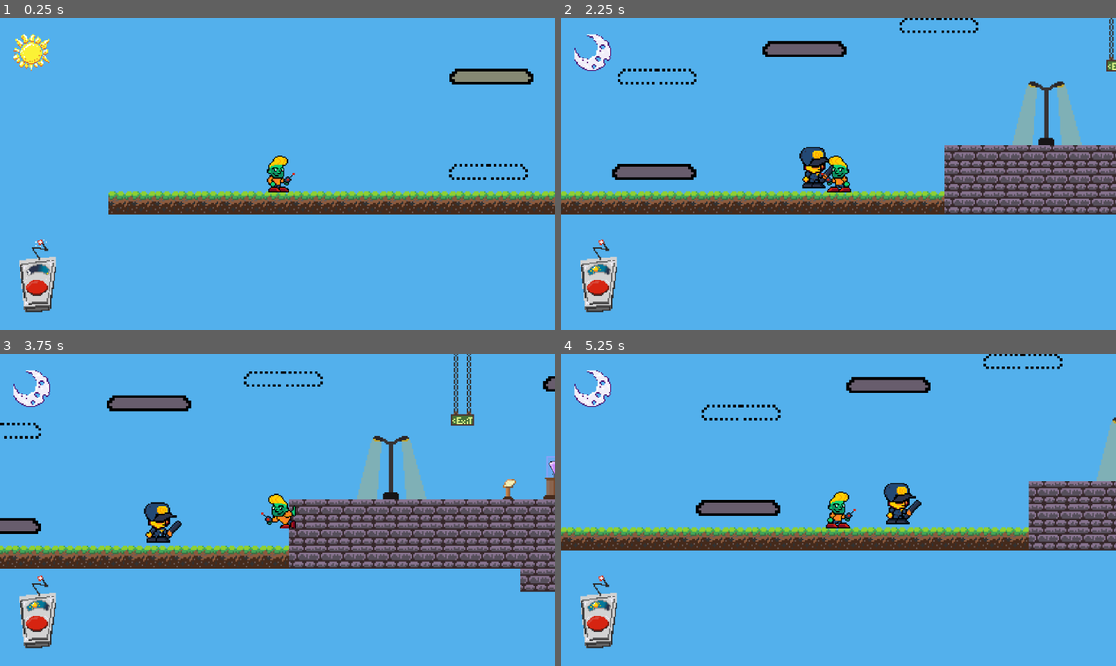
Above: before the commit, frames 1-4 (two rows, left to right).
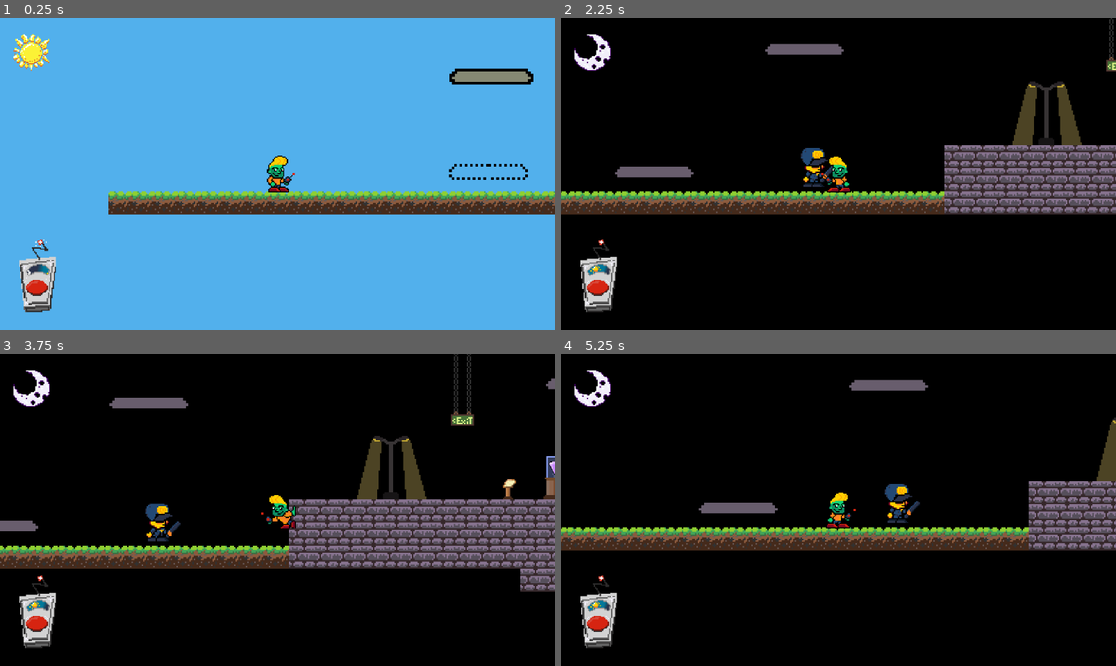
Above: after the commit, the same moments.

Repository: noble-squared/Colorado-Game-Jam
Game: Godot game, scene res://Scenes/game.tscn
Same seed, same stepped clock (60 frames per second), same inputs: the game is played once before the commit and once after it.
Inputs:
- Up to frame 1 (0.25 s): no input
- Up to frame 2 (2.25 s): hold D (Right) 0.53-2.03 s; tap Space (SwapTime) at 0.6, 1.35, 2.1 s; tap W (Jump) at 0.77, 1.52 s; hold A (Left) from 2.03 s (still down)
- Up to frame 3 (3.75 s): release A (Left) at 2.78 s; hold D (Right) from 2.78 s (still down); tap Space (SwapTime) at 2.85, 3.6 s; tap W (Jump) at 3.02 s
- Up to frame 4 (5.25 s): tap W (Jump) at 3.77, 4.52 s; release D (Right) at 4.28 s; hold A (Left) 4.28-5.03 s; tap Space (SwapTime) at 4.35, 5.1 s; hold D (Right) from 5.03 s (still down)

The runs differ from the first frame. In frame 2, 84% of the frame differs, in the area x 0-100%, y 0-100%; in frame 3, 81%; in frame 4, 87%.

Commit message:
added backgrounds and sprites

Diff:
--- a/Scenes/background.gd
+++ b/Scenes/background.gd
@@ -1,20 +1,25 @@
 extends Node2D
 @onready var color_rect: ColorRect = $ColorRect
 @export var type : Globals.States
-var blue = Color(82.928, 120.076, 128.484, 1.0)
+
+var blue = Color(0.322, 0.69, 0.925, 1.0)
 var black = Color(0.0, 0.0, 0.0, 1.0)
 # Called when the node enters the scene tree for the first time.
 func _ready() -> void:
-
-
+	Globals.connect("DaySwapped", _on_day_swapped)
+	Globals.connect("NightSwapped", _on_night_swapped)
+	_on_day_swapped()
 	pass # Replace with function body.
 
 
 # Called every frame. 'delta' is the elapsed time since the previous frame.
 func _process(delta: float) -> void:
 	pass
+
 func _on_day_swapped():
-	if type == Globals.States.DAY:
-		color_rect.set_color(blue)
-	elif type == Globals.States.NIGHT:
-		color_rect.set_color(black)
+	color_rect.set_color(blue)
+
+
+
+func _on_night_swapped():
+	color_rect.set_color(black)
--- a/Scenes/levels/JackM_level_1.tscn
+++ b/Scenes/levels/JackM_level_1.tscn
@@ -1,13 +1,14 @@
-[gd_scene format=4 uid="uid://c8beuyxrrswkn"]
+[gd_scene format=4 uid="uid://dw1cjv1hv4853"]
 
 [ext_resource type="Script" uid="uid://plxnceo48jyh" path="res://Scripts/game.gd" id="1_woo7q"]
 [ext_resource type="Texture2D" uid="uid://b8a8ouyy1tkum" path="res://assets/art/Sprite Sheets/ColoradoGameJamEnvironmentTileSet.png" id="2_adum2"]
+[ext_resource type="PackedScene" uid="uid://devv5sj3bpqso" path="res://Scenes/background.tscn" id="2_ch732"]
 [ext_resource type="PackedScene" uid="uid://dm4ghbmkfq828" path="res://Scenes/player.tscn" id="3_ch732"]
 [ext_resource type="PackedScene" uid="uid://ck765sbran6xt" path="res://Scenes/loot.tscn" id="4_4c1wq"]
 [ext_resource type="PackedScene" uid="uid://dol0a51giqtfq" path="res://Scenes/getaway_truck.tscn" id="5_253b1"]
 [ext_resource type="PackedScene" uid="uid://btbyejebdjwdy" path="res://Scenes/street_light.tscn" id="6_ec1r3"]
 [ext_resource type="PackedScene" uid="uid://x6bo71sn0vlp" path="res://Scenes/platform.tscn" id="7_mvss5"]
-[ext_resource type="PackedScene" uid="uid://djlm2lpjevixc" path="res://Scenes/guard.tscn" id="8_klt6r"]
+[ext_resource type="PackedScene" uid="uid://ddfmdwr4w2hln" path="res://Scenes/guard.tscn" id="8_klt6r"]
 [ext_resource type="PackedScene" uid="uid://5xetlc2tbsu8" path="res://Scenes/spotlight.tscn" id="9_6wku1"]
 
 [sub_resource type="TileSetAtlasSource" id="TileSetAtlasSource_e657c"]
@@ -61,6 +62,8 @@
 
 [node name="Game" type="Node2D" unique_id=333900588]
 script = ExtResource("1_woo7q")
+
+[node name="Background" parent="." unique_id=288593620 instance=ExtResource("2_ch732")]
 
 [node name="TileMapLayer" type="TileMapLayer" parent="." unique_id=297308668]
 tile_map_data = PackedByteArray("AAD8/wEAAAAAAAAAAAD9/wEAAAAAAAAAAAD+/wEAAAAAAAAAAAD//wEAAAAAAAAAAAAAAAEAAAAAAAAAAAABAA …(2304 unchanged characters)…
--- a/Scenes/levels/level_1.tscn
+++ b/Scenes/levels/level_1.tscn
@@ -5,6 +5,7 @@
 [ext_resource type="PackedScene" uid="uid://ck765sbran6xt" path="res://Scenes/loot.tscn" id="3_7p6j4"]
 [ext_resource type="PackedScene" uid="uid://dol0a51giqtfq" path="res://Scenes/getaway_truck.tscn" id="4_7p6j4"]
 [ext_resource type="Script" uid="uid://cd3sl60rk6ihg" path="res://Scripts/level_1_text.gd" id="5_6444e"]
+[ext_resource type="PackedScene" uid="uid://devv5sj3bpqso" path="res://Scenes/background.tscn" id="6_qyddi"]
 
 [sub_resource type="TileSetAtlasSource" id="TileSetAtlasSource_6444e"]
 texture = ExtResource("2_xfk5q")
@@ -52,6 +53,9 @@
 size = Vector2(29, 58)
 
 [node name="Level 1" type="Node2D" unique_id=536481112]
+
+[node name="Background" parent="." unique_id=288593620 instance=ExtResource("6_qyddi")]
+position = Vector2(-112, 131)
 
 [node name="Player" parent="." unique_id=1588156878 instance=ExtResource("1_vk57k")]
 
--- a/Scenes/levels/level_hayden_1.tscn
+++ b/Scenes/levels/level_hayden_1.tscn
@@ -1,13 +1,14 @@
-[gd_scene format=4 uid="uid://deesbbo2xh7vg"]
+[gd_scene format=4 uid="uid://grkgr4eqhbhv"]
 
 [ext_resource type="Script" uid="uid://plxnceo48jyh" path="res://Scripts/game.gd" id="1_gc8dj"]
 [ext_resource type="Texture2D" uid="uid://b8a8ouyy1tkum" path="res://assets/art/Sprite Sheets/ColoradoGameJamEnvironmentTileSet.png" id="2_gvvke"]
+[ext_resource type="PackedScene" uid="uid://devv5sj3bpqso" path="res://Scenes/background.tscn" id="2_nywdt"]
 [ext_resource type="PackedScene" uid="uid://dm4ghbmkfq828" path="res://Scenes/player.tscn" id="3_nywdt"]
 [ext_resource type="PackedScene" uid="uid://ck765sbran6xt" path="res://Scenes/loot.tscn" id="4_p107r"]
 [ext_resource type="PackedScene" uid="uid://dol0a51giqtfq" path="res://Scenes/getaway_truck.tscn" id="5_1gecp"]
-[ext_resource type="PackedScene" path="res://Scenes/street_light.tscn" id="6_3hopc"]
+[ext_resource type="PackedScene" uid="uid://btbyejebdjwdy" path="res://Scenes/street_light.tscn" id="6_3hopc"]
 [ext_resource type="PackedScene" uid="uid://x6bo71sn0vlp" path="res://Scenes/platform.tscn" id="7_yt7vi"]
-[ext_resource type="PackedScene" uid="uid://djlm2lpjevixc" path="res://Scenes/guard.tscn" id="8_e346s"]
+[ext_resource type="PackedScene" uid="uid://ddfmdwr4w2hln" path="res://Scenes/guard.tscn" id="8_e346s"]
 [ext_resource type="PackedScene" uid="uid://5xetlc2tbsu8" path="res://Scenes/spotlight.tscn" id="9_nhyx8"]
 
 [sub_resource type="TileSetAtlasSource" id="TileSetAtlasSource_e657c"]
@@ -67,6 +68,8 @@
 
 [node name="Game" type="Node2D" unique_id=333900588]
 script = ExtResource("1_gc8dj")
+
+[node name="Background" parent="." unique_id=288593620 instance=ExtResource("2_nywdt")]
 
 [node name="TileMapLayer" type="TileMapLayer" parent="." unique_id=297308668]
 tile_map_data = PackedByteArray("AAD8/wEAAAAAAAAAAAD9/wEAAAAAAAAAAAD+/wEAAAAAAAAAAAD//wEAAAAAAAAAAAAAAAEAAAAAAAAAAAABAA …(4256 unchanged characters)…
--- a/Scenes/levels/level_template.tscn
+++ b/Scenes/levels/level_template.tscn
@@ -1,13 +1,14 @@
 [gd_scene format=4 uid="uid://k5qpeodyxvw1"]
 
 [ext_resource type="Script" uid="uid://plxnceo48jyh" path="res://Scripts/game.gd" id="1_0ihy7"]
+[ext_resource type="PackedScene" uid="uid://devv5sj3bpqso" path="res://Scenes/background.tscn" id="2_e657c"]
 [ext_resource type="Texture2D" uid="uid://b8a8ouyy1tkum" path="res://assets/art/Sprite Sheets/ColoradoGameJamEnvironmentTileSet.png" id="2_oih13"]
 [ext_resource type="PackedScene" uid="uid://dm4ghbmkfq828" path="res://Scenes/player.tscn" id="3_8ok1i"]
 [ext_resource type="PackedScene" uid="uid://ck765sbran6xt" path="res://Scenes/loot.tscn" id="4_ljbgv"]
-[ext_resource type="PackedScene" uid="uid://tx1uk4se1n2w" path="res://Scenes/getaway_truck.tscn" id="5_17iy3"]
-[ext_resource type="PackedScene" path="res://Scenes/street_light.tscn" id="6_8ok1i"]
+[ext_resource type="PackedScene" uid="uid://dol0a51giqtfq" path="res://Scenes/getaway_truck.tscn" id="5_17iy3"]
+[ext_resource type="PackedScene" uid="uid://btbyejebdjwdy" path="res://Scenes/street_light.tscn" id="6_8ok1i"]
 [ext_resource type="PackedScene" uid="uid://x6bo71sn0vlp" path="res://Scenes/platform.tscn" id="7_ljbgv"]
-[ext_resource type="PackedScene" uid="uid://djlm2lpjevixc" path="res://Scenes/guard.tscn" id="8_ljbgv"]
+[ext_resource type="PackedScene" uid="uid://ddfmdwr4w2hln" path="res://Scenes/guard.tscn" id="8_ljbgv"]
 [ext_resource type="PackedScene" uid="uid://5xetlc2tbsu8" path="res://Scenes/spotlight.tscn" id="9_17iy3"]
 
 [sub_resource type="TileSetAtlasSource" id="TileSetAtlasSource_e657c"]
@@ -56,6 +57,8 @@
 [node name="Game" type="Node2D" unique_id=333900588]
 script = ExtResource("1_0ihy7")
 
+[node name="Background" parent="." unique_id=288593620 instance=ExtResource("2_e657c")]
+
 [node name="TileMapLayer" type="TileMapLayer" parent="." unique_id=297308668]
 tile_map_data = PackedByteArray("AAD8/wEAAAAAAAAAAAD9/wEAAAAAAAAAAAD+/wEAAAAAAAAAAAD//wEAAAAAAAAAAAAAAAEAAAAAAAAAAAABAA …(928 unchanged characters)…
 tile_set = SubResource("TileSet_wcvos")
